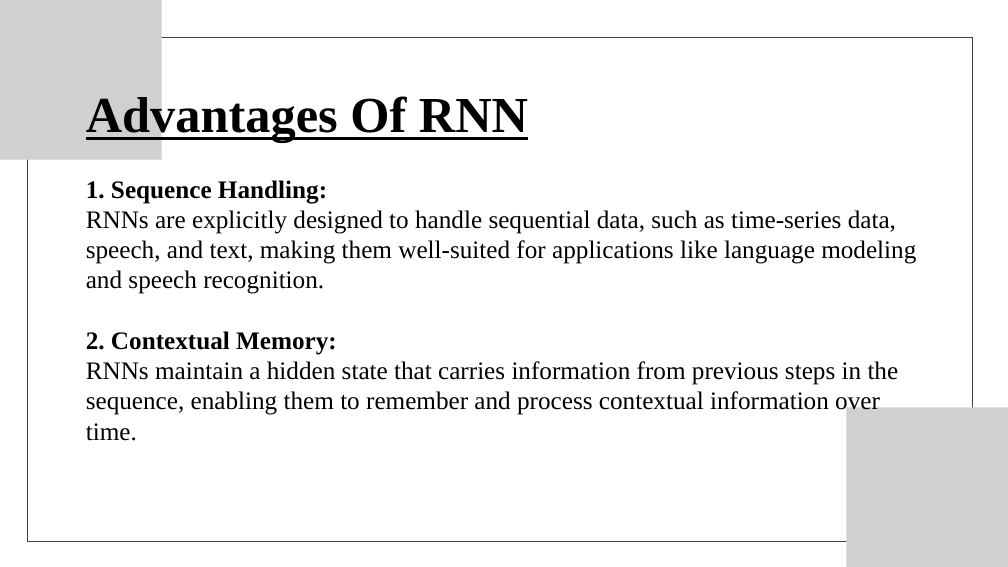
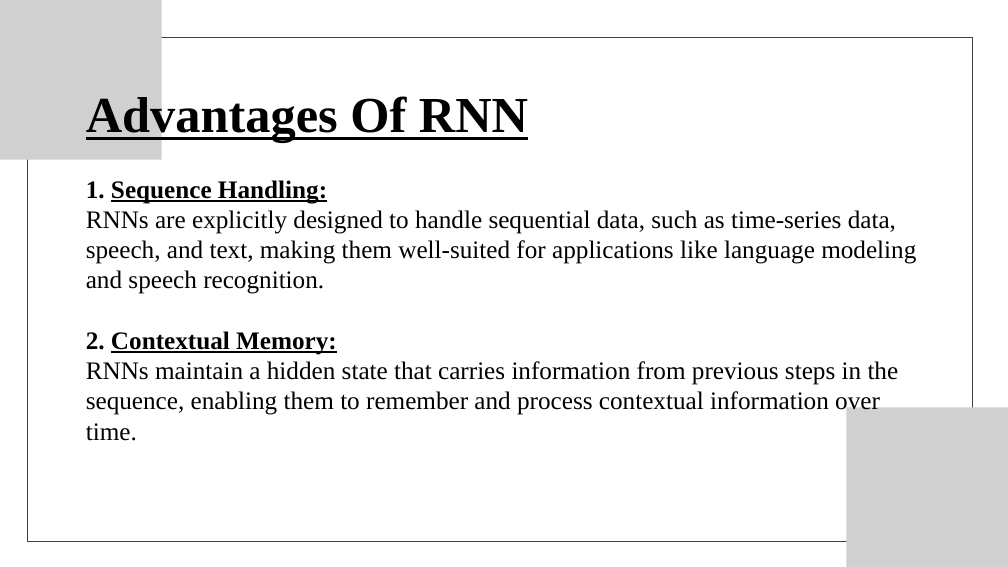
Before and after one commit to Codegeek2004/CyberBullying_Detection, a slide deck: slide 9 of static/asset/PRESENTATION.pptx. Drawn at 1008x567 pixels with LibreOffice and Linux fonts; fonts in the diff are those of the drawing; grey boxes stand for pictures. Boxes give left, top, right and bottom in pixels: in the first picture for what was removed or moved away, otherwise in the second. Text is boxed around its words. In the diff, an @@ line names an element or a change of style, - is before the commit and + after.

```diff
--- a/static/asset/PRESENTATION.pptx
+++ b/static/asset/PRESENTATION.pptx
@@ text at [86, 180, 916, 441]: underline on in "Sequence Handling: Contextual Memory:" @@
```
Also in this commit, not shown: 5 other slides changed.
